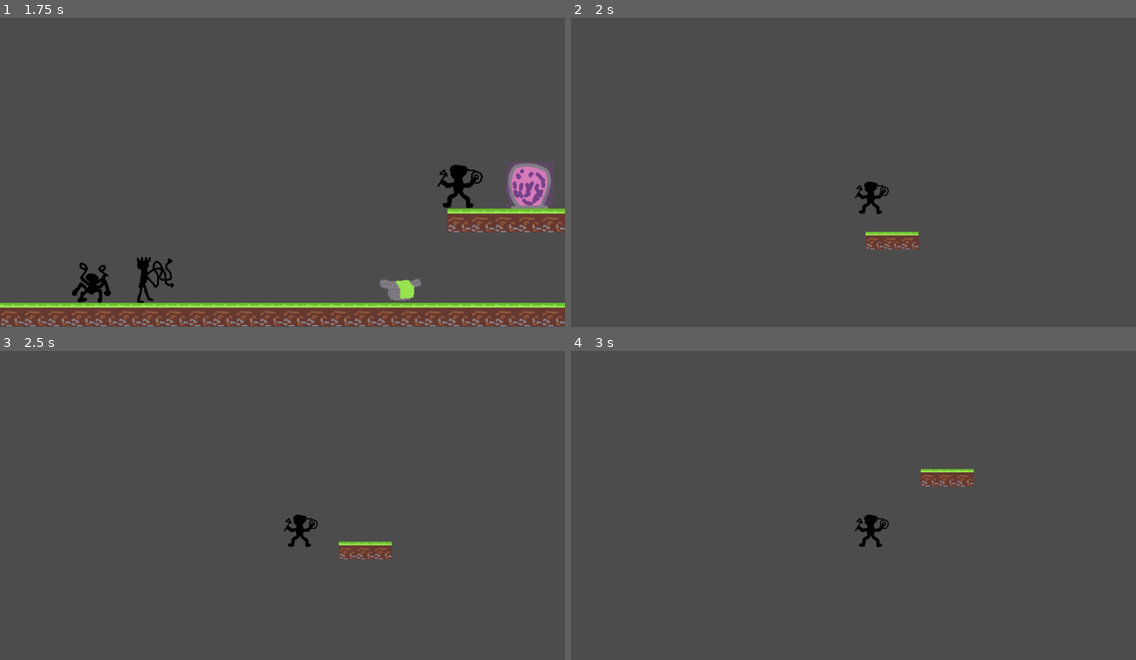
Above: before the commit, frames 1-4 (two rows, left to right).
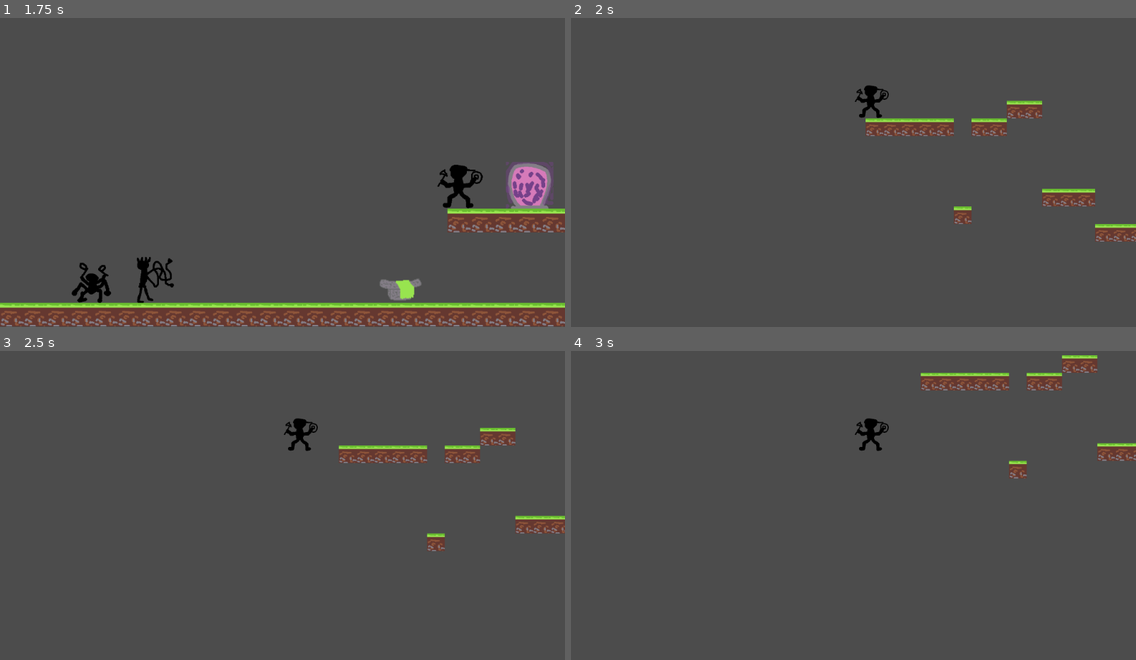
Above: after the commit, the same moments.

Repository: judo347/Project-GatheringPlatform
Game: Godot game, scene res://gamefiles/scenes/World.tscn
Same seed, same stepped clock (60 frames per second), same inputs: the game is played once before the commit and once after it.
Inputs:
- Up to frame 1 (1.75 s): hold Right (ui_right) from 0.53 s (still down); tap Up (ui_up) at 0.77, 1.52 s
- Up to frame 2 (2 s): keep holding Right (ui_right)
- Up to frame 3 (2.5 s): release Right (ui_right) at 2.03 s; hold Left (ui_left) from 2.03 s (still down)
- Up to frame 4 (3 s): release Left (ui_left) at 2.78 s; hold Right (ui_right) from 2.78 s (still down)

Frame 1 is identical in both runs. In frame 2, 3.8% of the frame differs, in the area x 50-100%, y 21-75%; in frame 3, 3.3%; in frame 4, 3.2%.

Commit message:
Basic level generation is done.

Diff:
--- a/Project-Gathering Platform/gamefiles/scenes/GeneratedLevelTemplate.tscn
+++ b/Project-Gathering Platform/gamefiles/scenes/GeneratedLevelTemplate.tscn
@@ -34,4 +34,6 @@
 scale = Vector2( 50, 1 )
 shape = SubResource( 1 )
 script = ExtResource( 4 )
+
+[node name="Materials" type="Node2D" parent="."]
 [connection signal="body_entered" from="Killzone_ground" to="Killzone_ground/CollisionShape2D" method="_on_Killzone_ground_body_entered"]
--- a/Project-Gathering Platform/gamefiles/scenes/Level.tscn
+++ b/Project-Gathering Platform/gamefiles/scenes/Level.tscn
@@ -1,26 +1,18 @@
-[gd_scene load_steps=9 format=2]
+[gd_scene load_steps=5 format=2]
 
 [ext_resource path="res://gamefiles/tilesets/tileset02.tres" type="TileSet" id=1]
 [ext_resource path="res://gamefiles/scenes/Player.tscn" type="PackedScene" id=2]
 [ext_resource path="res://gamefiles/scripts/Killzone.gd" type="Script" id=3]
-[ext_resource path="res://gamefiles/scripts/Material.gd" type="Script" id=4]
-[ext_resource path="res://resources/01/Material001.png" type="Texture" id=5]
-[ext_resource path="res://resources/01/Material002.png" type="Texture" id=6]
 
 [sub_resource type="LineShape2D" id=1]
-
-[sub_resource type="RectangleShape2D" id=2]
-extents = Vector2( 32, 32 )
 
 [node name="Level" type="Node2D"]
 
 [node name="TileMap" type="TileMap" parent="."]
 tile_set = ExtResource( 1 )
 format = 1
-tile_data = PoolIntArray( 131081, 0, 0, 131082, 0, 0, 131083, 0, 0, 196624, 0, 0, 196631, 0, 0, 196632, 0, 0, 196633, 0, 0, 196634, 0, 0, 196635, 0, 0, 196636, 0, 0, 196637, 0, 0, 196638, 0, 0, 196639, 0, 0, 262144, 0, 0, 262145, 0, 0, 262146, 0, 0, 262147, 0, 0, 262148, 0, 0, 262165, 0, 0, 327688, 0, 0, 327689, 0, 0, 327690, 0, 0, 327693, 0, 0, 327694, 0, 0, 458757, 0, 0, 458758, 0, 0, 458759, 0, 0, 458770, 0, 0, 458785, 0, 0, 458789, 0, 0, 458793, 0, 0, 458797, 0, 0 )
 
 [node name="Player" parent="." instance=ExtResource( 2 )]
-editor/display_folded = true
 position = Vector2( 64, 128 )
 
 [node name="Camera2D" type="Camera2D" parent="Player"]
@@ -41,29 +33,5 @@
 shape = SubResource( 1 )
 script = ExtResource( 3 )
 
-[node name="Material" type="Area2D" parent="."]
-position = Vector2( 704, 96 )
-script = ExtResource( 4 )
-__meta__ = {
-"_edit_group_": true
-}
-
-[node name="Sprite" type="Sprite" parent="Material"]
-texture = ExtResource( 5 )
-
-[node name="CollisionShape2D" type="CollisionShape2D" parent="Material"]
-shape = SubResource( 2 )
-
-[node name="Material2" type="Area2D" parent="."]
-position = Vector2( 576, 288 )
-script = ExtResource( 4 )
-__meta__ = {
-"_edit_group_": true
-}
-
-[node name="Sprite" type="Sprite" parent="Material2"]
-texture = ExtResource( 6 )
-
-[node name="CollisionShape2D" type="CollisionShape2D" parent="Material2"]
-shape = SubResource( 2 )
+[node name="Materials" type="Node2D" parent="."]
 [connection signal="body_entered" from="Killzone_ground" to="Killzone_ground/CollisionShape2D" method="_on_Killzone_ground_body_entered"]
--- a/Project-Gathering Platform/gamefiles/scenes/World.tscn
+++ b/Project-Gathering Platform/gamefiles/scenes/World.tscn
@@ -52,7 +52,6 @@
 [node name="Player" parent="." instance=ExtResource( 4 )]
 
 [node name="OutOfBounds" type="Node2D" parent="."]
-editor/display_folded = true
 
 [node name="StaticBody2D" type="StaticBody2D" parent="OutOfBounds"]
 
@@ -73,7 +72,6 @@
 shape = SubResource( 2 )
 
 [node name="CharacterSelection" type="Node2D" parent="."]
-editor/display_folded = true
 script = ExtResource( 5 )
 
 [node name="Slot1" type="Area2D" parent="CharacterSelection"]
--- /dev/null
+++ b/Project-Gathering Platform/gamefiles/scripts/autoload/utilities.gd
@@ -0,0 +1,8 @@
+extends Node
+
+# Returns a random value between the two given parameters (including both)
+# params; val_min: int; val_max: int;
+func get_rand(val_min, val_max):
+
+	return (randi()%(val_max-val_min+1))+val_min
+	# return (randi()%(val_max+1))+val_min
--- a/Project-Gathering Platform/gamefiles/scripts/level_generator.gd
+++ b/Project-Gathering Platform/gamefiles/scripts/level_generator.gd
@@ -1,28 +1,33 @@
 extends Node
 
 onready var map = get_node("TileMap")
+onready var materials_parent = get_node("Materials")
 
-# Declare member variables here. Examples:
-# var a = 2
-# var b = "text"
+var hasPopulated = false
 
 # Called when the node enters the scene tree for the first time.
 func _ready():
 	populate_scene()
 
-# Called every frame. 'delta' is the elapsed time since the previous frame.
-#func _process(delta):
-#	pass
-
 func populate_scene():
 
-	place_material(Vector2(200, 0), enums.MaterialEnum.GRASS)
-	place_material_with_amount(Vector2(200, -100), enums.MaterialEnum.STONE, 10)
-	place_material(Vector2(200, 100), enums.MaterialEnum.WOOD)
+	# Generate tiles
+	var tiles_generated = TilePlacementGenerator.generate_tiles()
 
-	place_tile(Vector2(0,2))
-	place_tile(Vector2(1,2))
-	place_tile(Vector2(2,2))
+	# Generate materials
+	var materials_generated = TilePlacementGenerator.generate_materials(tiles_generated)
+
+	# Place tiles
+	for tile in tiles_generated:
+		place_tile(tile)
+
+	# Place materials
+	for material in materials_generated:
+		place_material(material, enums.MaterialEnum.WOOD)
+
+	# place_material(Vector2(200, 0), enums.MaterialEnum.GRASS)
+	# place_material_with_amount(Vector2(200, -100), enums.MaterialEnum.STONE, 10)
+	# place_material(Vector2(200, 100), enums.MaterialEnum.WOOD)
 
 # Places a tile on the given position
 # params: pos: Vector2(x,y)
@@ -36,16 +41,86 @@
 
 # params; pos: Vector2(x,y); type: MaterialEnum; amount: int
 func place_material_with_amount(pos, type, amount):
+
+	#print("x: ", pos.x, " y: ", pos.y)
+
 	# Instantiate
 	var material_scene = load("res://gamefiles/scenes/game_objects/Material.tscn")
 	var material_scene_instanced = material_scene.instance()
 
 	# Modify based on type
-	material_scene_instanced.set_material_type(type)
+	material_scene_instanced.set_material_type(type) # TODO generate somehow
 	material_scene_instanced.set_material_yeild(amount)
 
+	# Calculate position
+	var sprite_size_vector = material_scene_instanced.get_node("Sprite").get_rect().size
+	var world_pos = map.map_to_world(pos)
+	var spawn_position = Vector2(world_pos.x + (sprite_size_vector.x /2), world_pos.y + (sprite_size_vector.y /2))
+
 	# Set postition
-	material_scene_instanced.global_translate(pos)
+	material_scene_instanced.global_translate(spawn_position)
 
 	# Add to level
-	.add_child(material_scene_instanced)
+	materials_parent.add_child(material_scene_instanced)
+
+class TilePlacementGenerator extends Node:
+
+	const LEVEL_MAX_HEIGHT = 10
+	const LEVEL_MAX_LENGTH = 100
+
+	const LEVEL_MAX_TILE_DISTANCE_HEIGHT = 5
+	const LEVEL_MAX_TILE_DISTANCE_LEGTH = 3
+
+	const LEVEL_MAX_PLATFORM_LENGTH = 6
+
+	static func generate_tiles():
+
+		var tile_list = Array()
+		var currentX = 0
+		var currentY = 0
+		var lastY = 0
+		var isFirstRunThrough = true
+
+		############
+		while currentX < LEVEL_MAX_LENGTH:
+
+			# Find starting Y for platform
+			if !isFirstRunThrough:
+				lastY = currentY
+
+			currentY = utilities.get_rand(0, LEVEL_MAX_HEIGHT)
+			#print("y dif: ", abs(currentY - lastY))
+
+			# TODO Check this y compared to the old Y, less or equal to allowed distacne?
+			if !isFirstRunThrough:
+				while abs(currentY - lastY) >= LEVEL_MAX_TILE_DISTANCE_HEIGHT + 1:
+					#print("Heigh dif: ", abs(currentY - lastY)) # TODO DEBUG
+					currentY = utilities.get_rand(0, LEVEL_MAX_HEIGHT)
+			#print("Selected height dif: ", abs(currentY - lastY)) # TODO DEBUG
+
+			# Find the length of the platform
+			var platform_length = utilities.get_rand(1, LEVEL_MAX_PLATFORM_LENGTH)
+
+			# Generate tiles and add to array
+			for i in range(0, platform_length):
+				tile_list.append(Vector2(currentX, currentY))
+				currentX += 1
+
+			# Should the level end early check. Let the chance grow the closer to the limit we get.
+			# TODO
+
+			if isFirstRunThrough:
+				isFirstRunThrough = false
+
+		return tile_list
+
+	static func generate_materials(tile_array):
+
+		var material_list = Array()
+
+		for tile in tile_array:
+			if utilities.get_rand(0,1) == 1:
+				#print("x: ", tile.x, " y: ", tile.y)
+				material_list.append(Vector2(tile.x, tile.y -1))
+
+		return material_list
--- a/Project-Gathering Platform/gamefiles/scripts/playerKinematicBody.gd
+++ b/Project-Gathering Platform/gamefiles/scripts/playerKinematicBody.gd
@@ -10,7 +10,8 @@
 # Called when the node enters the scene tree for the first time.
 func _ready():
 	get_node("Sprite").texture = playerData.texture
-
+	if get_parent().name == "Level":
+		.get_node("Camera2D").set_offset(Vector2(0, 350))
 	pass
 
 # Called every frame. 'delta' is the elapsed time since the previous frame.
--- a/Project-Gathering Platform/project.godot
+++ b/Project-Gathering Platform/project.godot
@@ -25,6 +25,7 @@
 enums="*res://gamefiles/scripts/autoload/enums.gd"
 global_variables="*res://gamefiles/scripts/autoload/global_variables.gd"
 playerData="*res://gamefiles/scripts/autoload/playerData.gd"
+utilities="*res://gamefiles/scripts/autoload/utilities.gd"
 
 [input]
 
